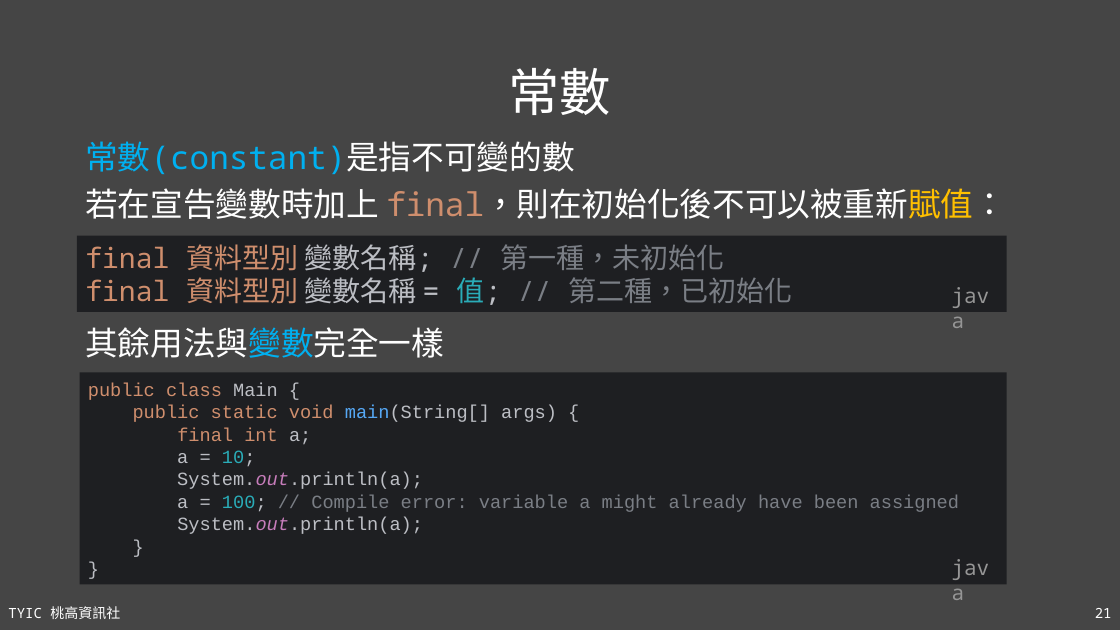
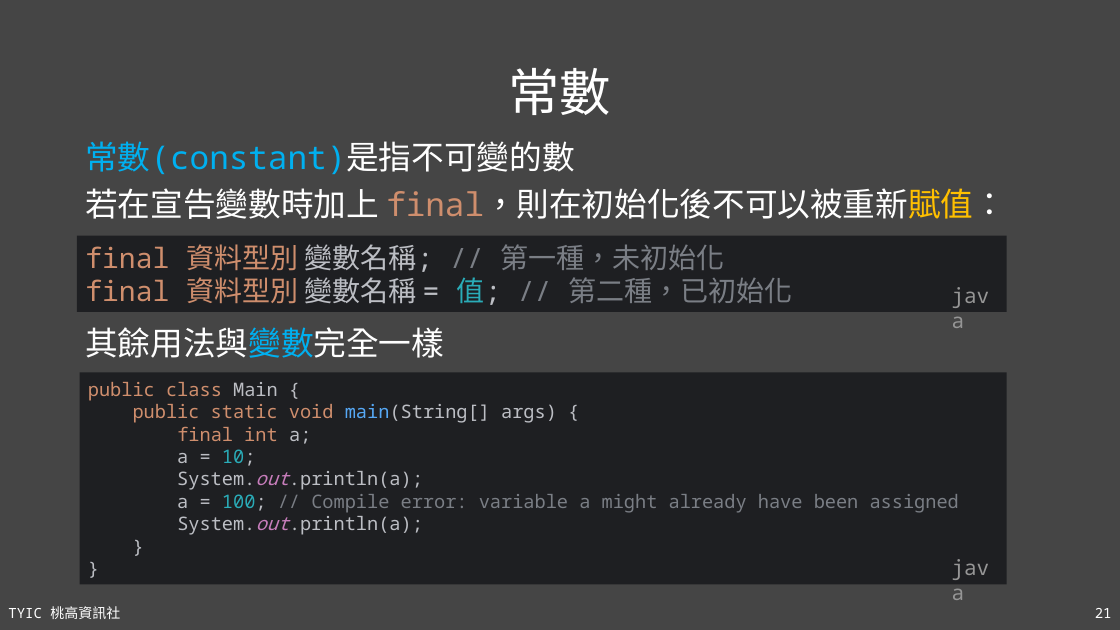
Before and after one commit to TYSHIC/slides, a slide deck: slide 21 of ppt/04_初探Java.pptx. Drawn at 1120x630 pixels with LibreOffice and Linux fonts; fonts in the diff are those of the drawing. Boxes give left, top, right and bottom in pixels: in the first picture for what was removed or moved away, otherwise in the second. Text is boxed around its words. In the diff, an @@ line names an element or a change of style, - is before the commit and + after.

```diff
--- a/ppt/04_初探Java.pptx
+++ b/ppt/04_初探Java.pptx
@@ rectangle "public class Main { public ..." at <box>80,372,1007,584</box>: font Courier New to Noto Sans Mono @@
```
Also in this commit, not shown: 3 other slides changed, 1 slide removed, 5 other files.
